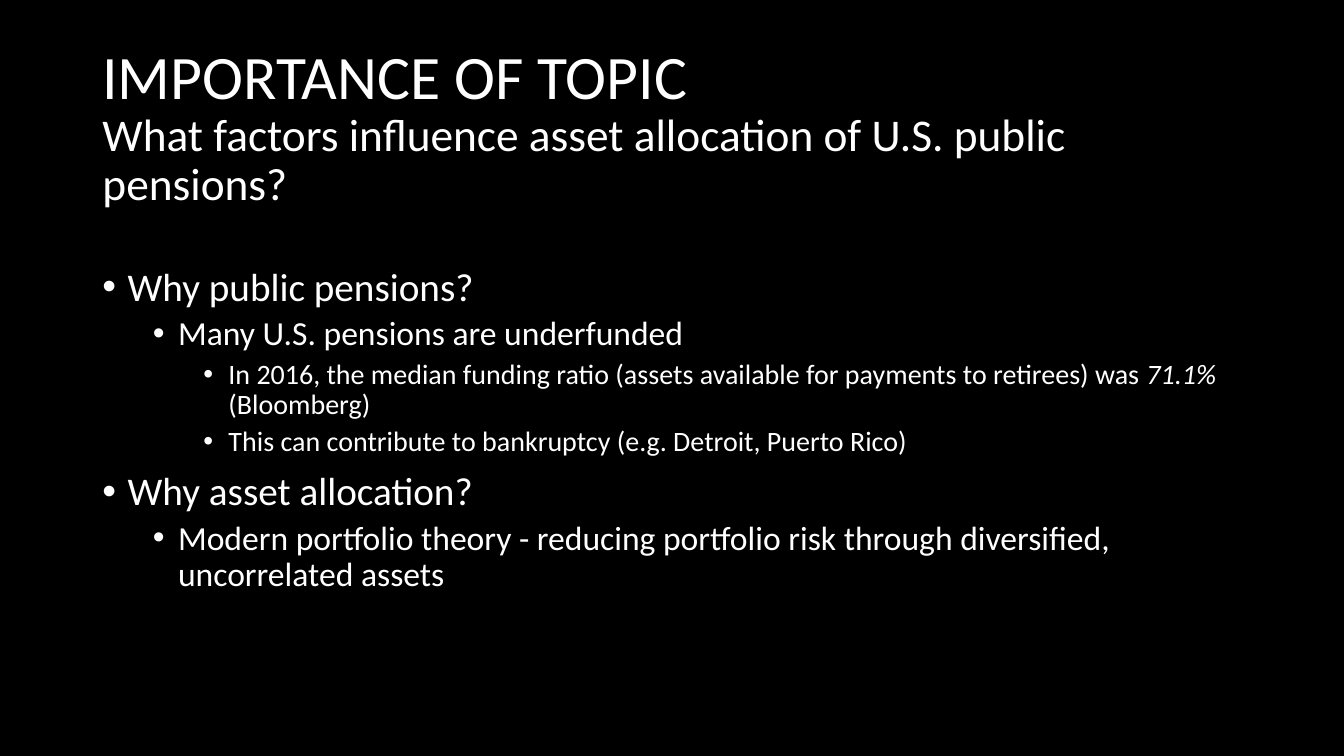
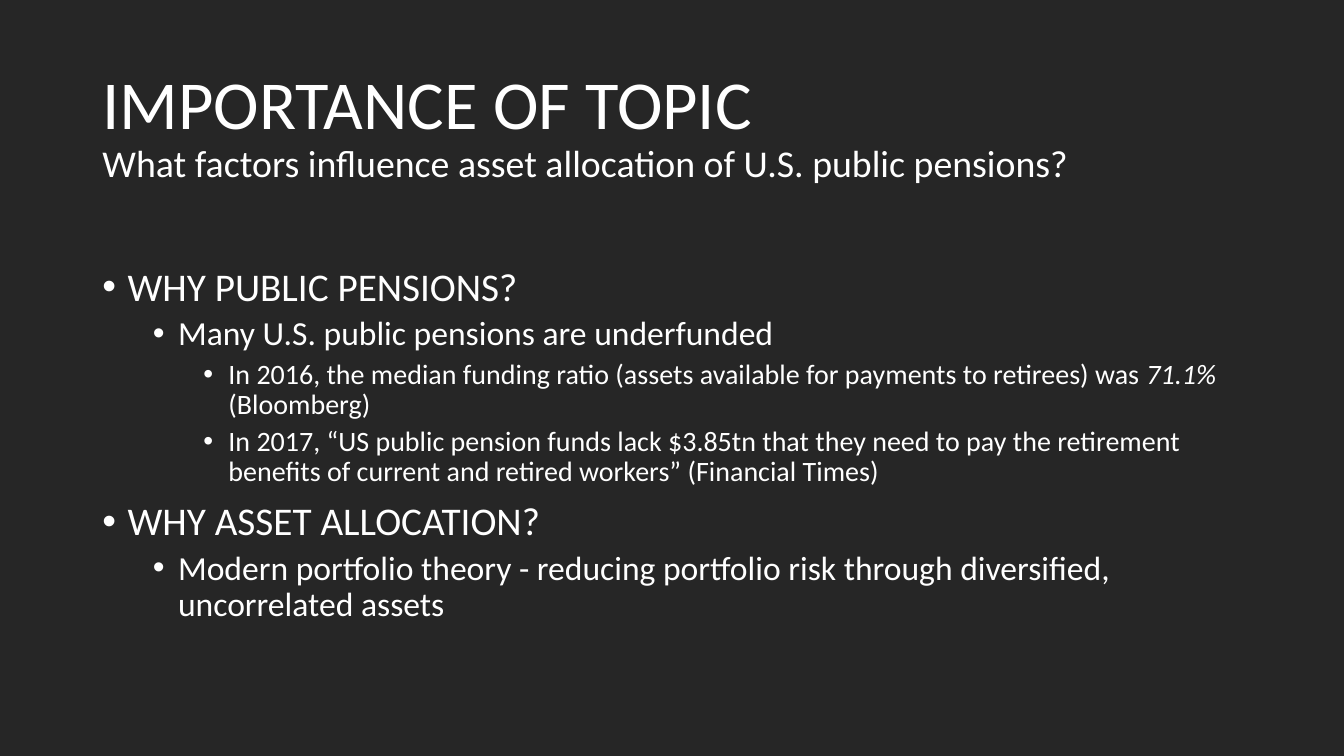
Before and after one commit to bethbailey/MACS30200proj, a slide deck: slide 2 of Proposal/Bailey_Proposal.pptx. Drawn at 1344x756 pixels with LibreOffice and Linux fonts; fonts in the diff are those of the drawing. Boxes give left, top, right and bottom in pixels: in the first picture for what was removed or moved away, otherwise in the second. Text is boxed around its words. In the diff, an @@ line names an element or a change of style, - is before the commit and + after.

```diff
--- a/Proposal/Bailey_Proposal.pptx
+++ b/Proposal/Bailey_Proposal.pptx
@@ background #000000 to #262626 @@
@@ title "IMPORTANCE OF TOPIC What factors ..." at [102, 84, 1068, 183]: size 44.1 to 49 pt in "IMPORTANCE OF TOPIC"; size 32.4 to 27 pt in "What factors influence asset allocation of U.S. ..." @@
@@ text at [128, 274, 773, 351]: text changed @@
-• Why public pensions?
-  • Many U.S. pensions are underfunded
+• WHY PUBLIC PENSIONS?
+  • Many U.S. public pensions are underfunded
@@ text at [128, 431, 1179, 536]: text changed @@
-    • This can contribute to bankruptcy (e.g. Detroit, Puerto Rico)
-• Why asset allocation?
+    • In 2017, “US public pension funds lack $3.85tn that they need to pay the retirement benefits of current and retired workers” (Financial Times)
+• WHY ASSET ALLOCATION?
```
Also in this commit, not shown: 9 other slides changed, 1 other file.
